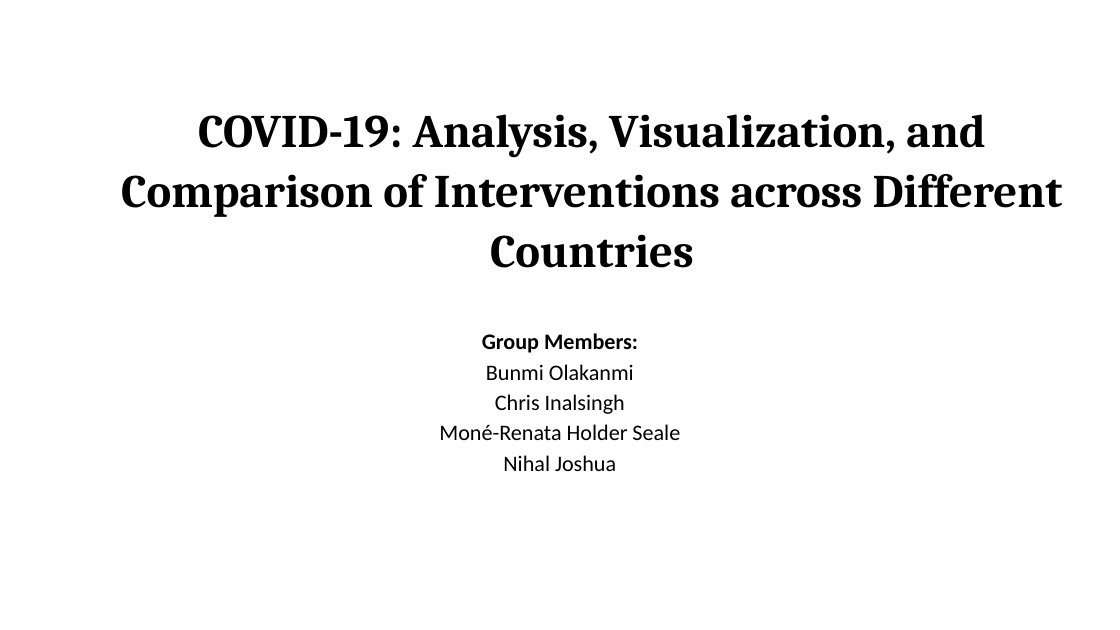
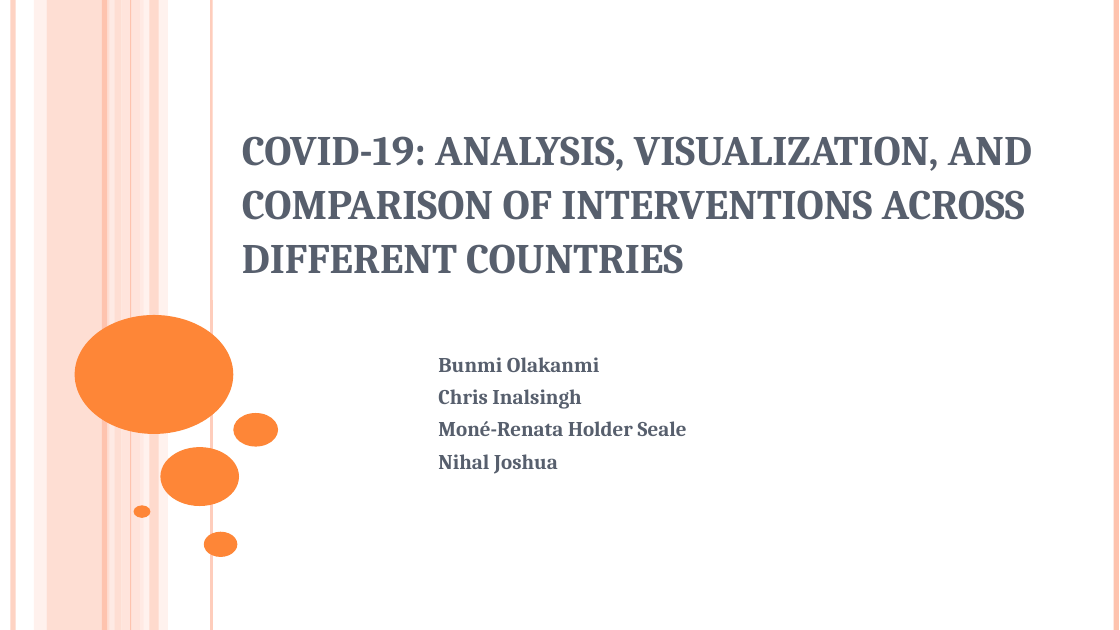
Before and after one commit to BunmiOlakanmi/Project, a slide deck: slide 1 of COVID-19 - analysis.ppt. Drawn at 1120x630 pixels with LibreOffice and Linux fonts; fonts in the diff are those of the drawing. Boxes give left, top, right and bottom in pixels: in the first picture for what was removed or moved away, otherwise in the second. Text is boxed around its words. In the diff, an @@ line names an element or a change of style, - is before the commit and + after.

Commit message:
cc

```diff
--- a/COVID-19 - analysis.ppt
+++ b/COVID-19 - analysis.ppt
@@ line added from (13, 0) to (13, 630), #FEC3AE 4.51 pt @@
@@ rectangle added at (34,0,46,630), fill #FFD9CE at 36% opacity @@
@@ rectangle added at (47,0,122,630), fill #FEC3AE at 54% opacity @@
@@ line added from (104, 0) to (104, 630), #FEC3AE 4.51 pt @@
@@ line added from (112, 0) to (112, 630), #FFEDE8 4.51 pt @@
@@ rectangle added at (121,0,144,630), fill #FFD9CE at 70% opacity @@
@@ line added from (131, 0) to (131, 630), #FEC3AE 0.74 pt @@
@@ rectangle added at (139,0,168,630), fill #FFEDE8 at 71% opacity @@
@@ rectangle added at (149,0,159,630), fill #FEC3AE at 51% opacity @@
@@ line added from (212, 0) to (212, 630), #FEC3AE 2.24 pt @@
@@ line added from (1116, 0) to (1116, 630), #FEC3AE 4.51 pt @@
@@ title at (242,136,1032,274): text changed; size 40 to 36 pt; text colour #000000 to #575F6D @@
-COVID-19: Analysis, Visualization, and Comparison of Interventions across Different Countries
+COVID-19: ANALYSIS, VISUALIZATION, AND
+COMPARISON OF INTERVENTIONS ACROSS DIFFERENT COUNTRIES
@@ ellipse added at (75,315,233,434), fill #FE8637 @@
@@ subtitle "Bunmi Olakanmi": place and size @@
-subtitle "Bunmi Olakanmi" at (439,333,680,471)
+subtitle "Bunmi Olakanmi" at (438,357,687,474)
@@ subtitle "Bunmi Olakanmi" at (438,357,687,474): size 19 to 18 pt, font Calibri to Cambria, text colour #000000 to #575F6D, bold on; alignment centre to left; line spacing 0.7 to 1; less space between paragraphs @@
@@ subtitle at (482,333,638,353): paragraph removed @@
-Group Members:
@@ ellipse added at (233,413,278,447), fill #FE8637 @@
@@ ellipse added at (160,447,239,505), fill #FE8637 @@
@@ ellipse added at (133,505,150,518), fill #FE8637 @@
@@ ellipse added at (204,531,238,557), fill #FE8637 @@
```
Also in this commit, not shown: 8 other slides changed, 4 slides added, 2 slides removed.
